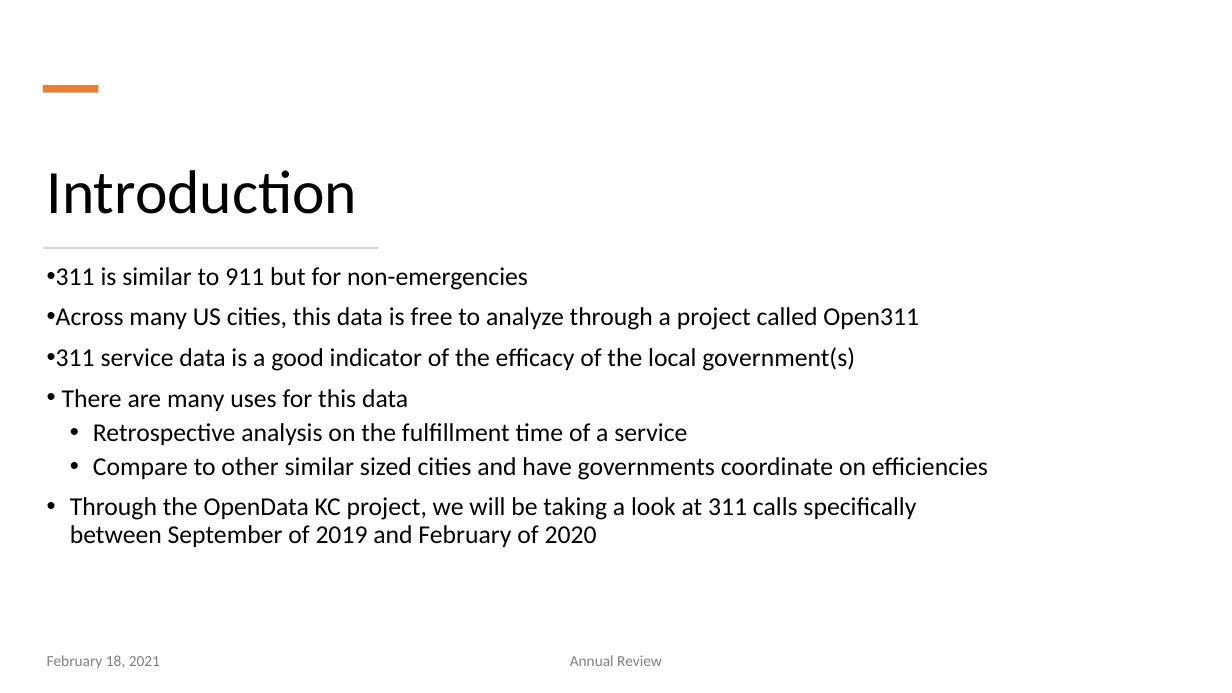
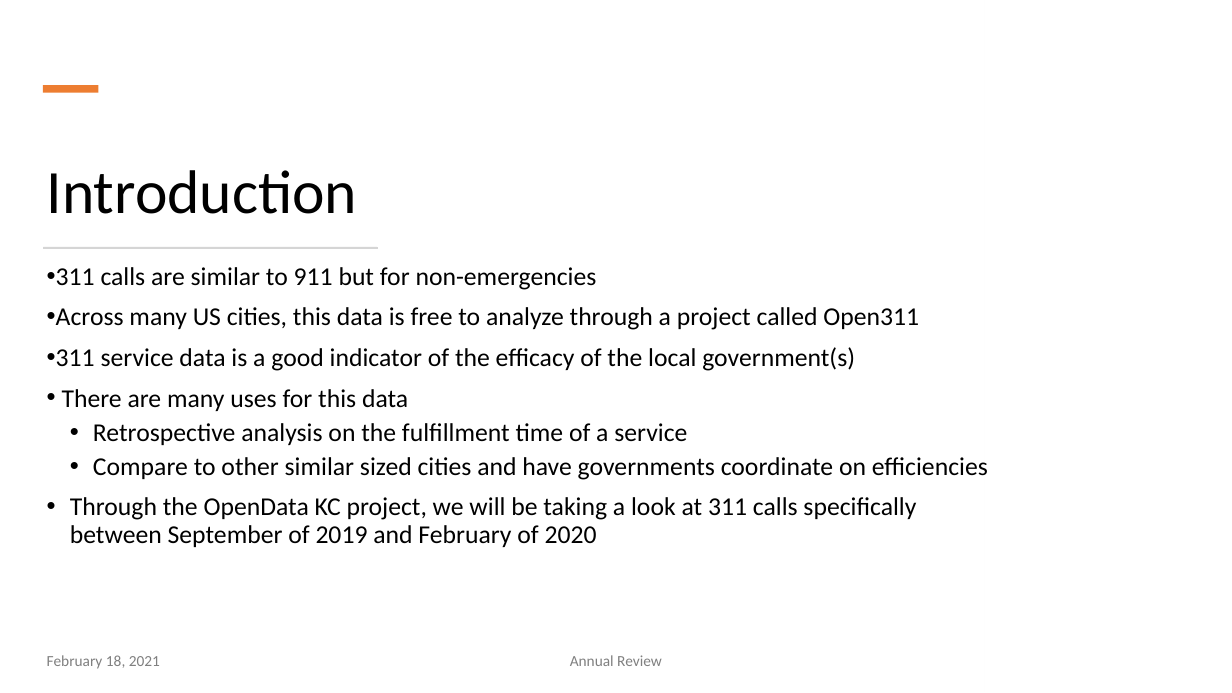
Before and after one commit to HarrTerr/GP1, a slide deck: slide 4 of Project_1.pptx. Drawn at 1232x693 pixels with LibreOffice and Linux fonts; fonts in the diff are those of the drawing. Boxes give left, top, right and bottom in pixels: in the first picture for what was removed or moved away, otherwise in the second. Text is boxed around its words. In the diff, an @@ line names an element or a change of style, - is before the commit and + after.

```diff
--- a/Project_1.pptx
+++ b/Project_1.pptx
@@ text at bbox=[56, 267, 597, 290]: text changed @@
-• 311 is similar to 911 but for non-emergencies
+• 311 calls are similar to 911 but for non-emergencies
```
Also in this commit, not shown: 4 other slides changed.
